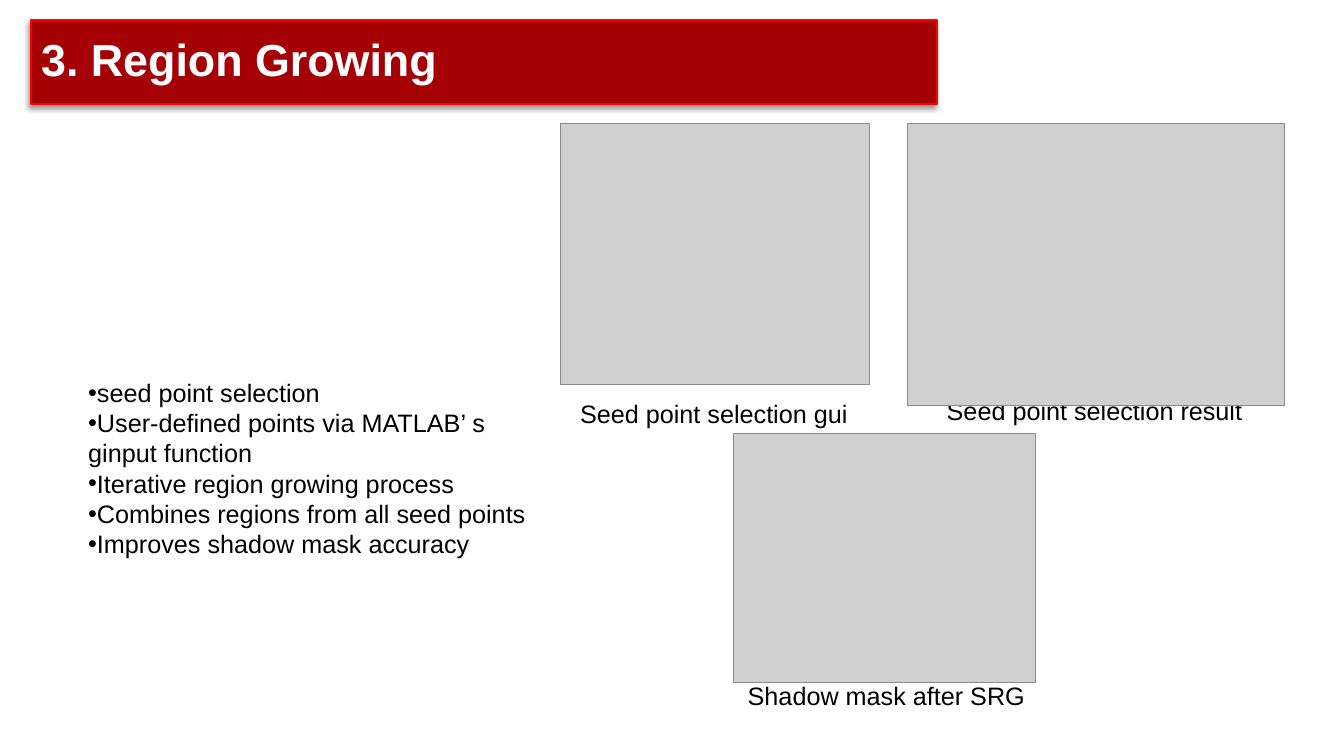
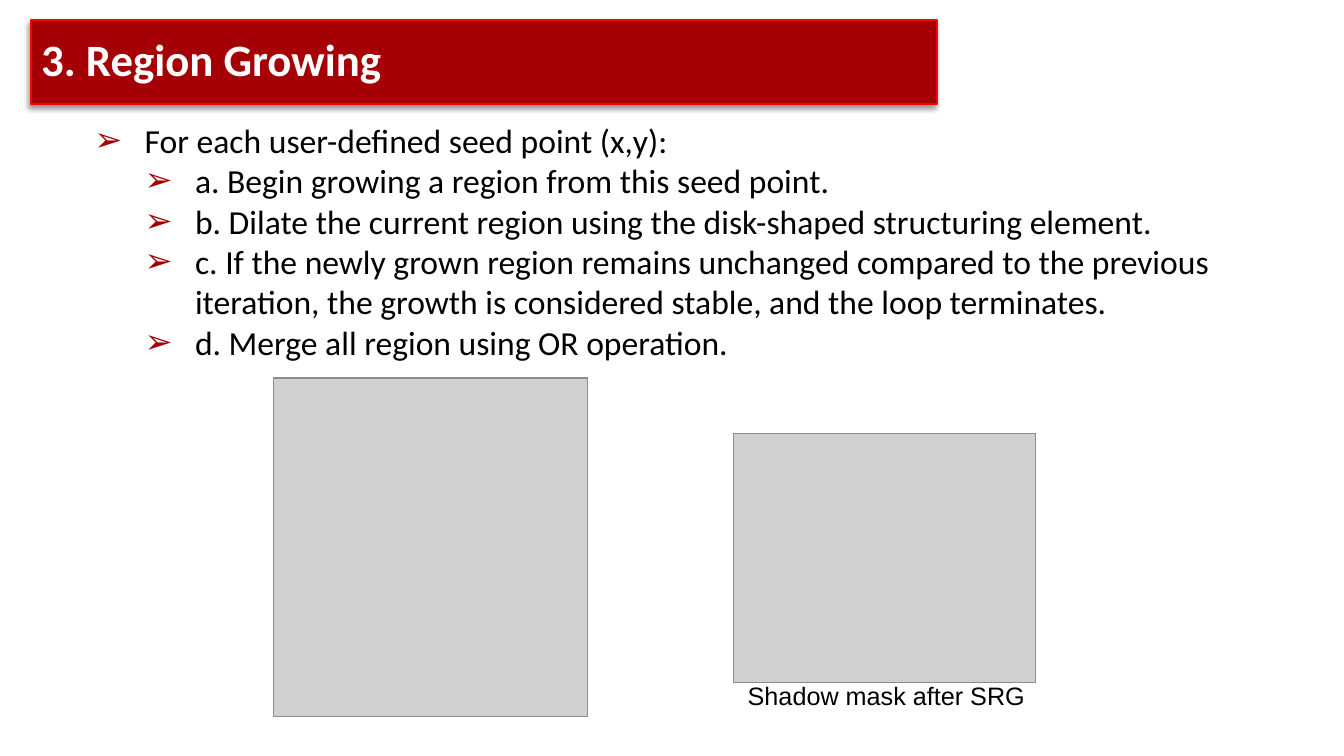
Before and after one commit to RealJustinNi/CS270-Digitial-Image-Processing-Project, a slide deck: slide 5 of DIP2024_Group2_pre.pptx. Drawn at 1344x756 pixels with LibreOffice and Linux fonts; fonts in the diff are those of the drawing; grey boxes stand for pictures; background and template pictures are left out. Boxes give left, top, right and bottom in pixels: in the first picture for what was removed or moved away, otherwise in the second. Text is boxed around its words. In the diff, an @@ line names an element or a change of style, - is before the commit and + after.

Commit message:
fix fonts, add contents

```diff
--- a/DIP2024_Group2_pre.pptx
+++ b/DIP2024_Group2_pre.pptx
@@ title "3. Region Growing" at [31,20,938,104]: font Arial to Calibri @@
@@ text added at [145,128,1209,361], 24 pt, text #000000 @@
+➢ For each user-defined seed point (x,y):
+  ➢ a. Begin growing a region from this seed point.
+  ➢ b. Dilate the current region using the disk-shaped structuring element.
+  ➢ c. If the newly grown region remains unchanged compared to the previous iteration, the growth is considered stable, and the loop terminates.
+  ➢ d. Merge all region using OR operation.
@@ picture removed at [561,124,870,384] @@
@@ picture removed at [907,124,1285,405] @@
@@ text removed at [88,383,525,559] @@
-• seed point selection
-• User-defined points via MATLAB’ s ginput function
-• Iterative region growing process
-• Combines regions from all seed points
-• Improves shadow mask accuracy
@@ picture added at [273,378,588,717] @@
@@ text removed at [580,404,848,428] @@
-Seed point selection gui
@@ text removed at [947,405,1243,426] @@
-Seed point selection result
```
Also in this commit, not shown: 8 other slides changed.
